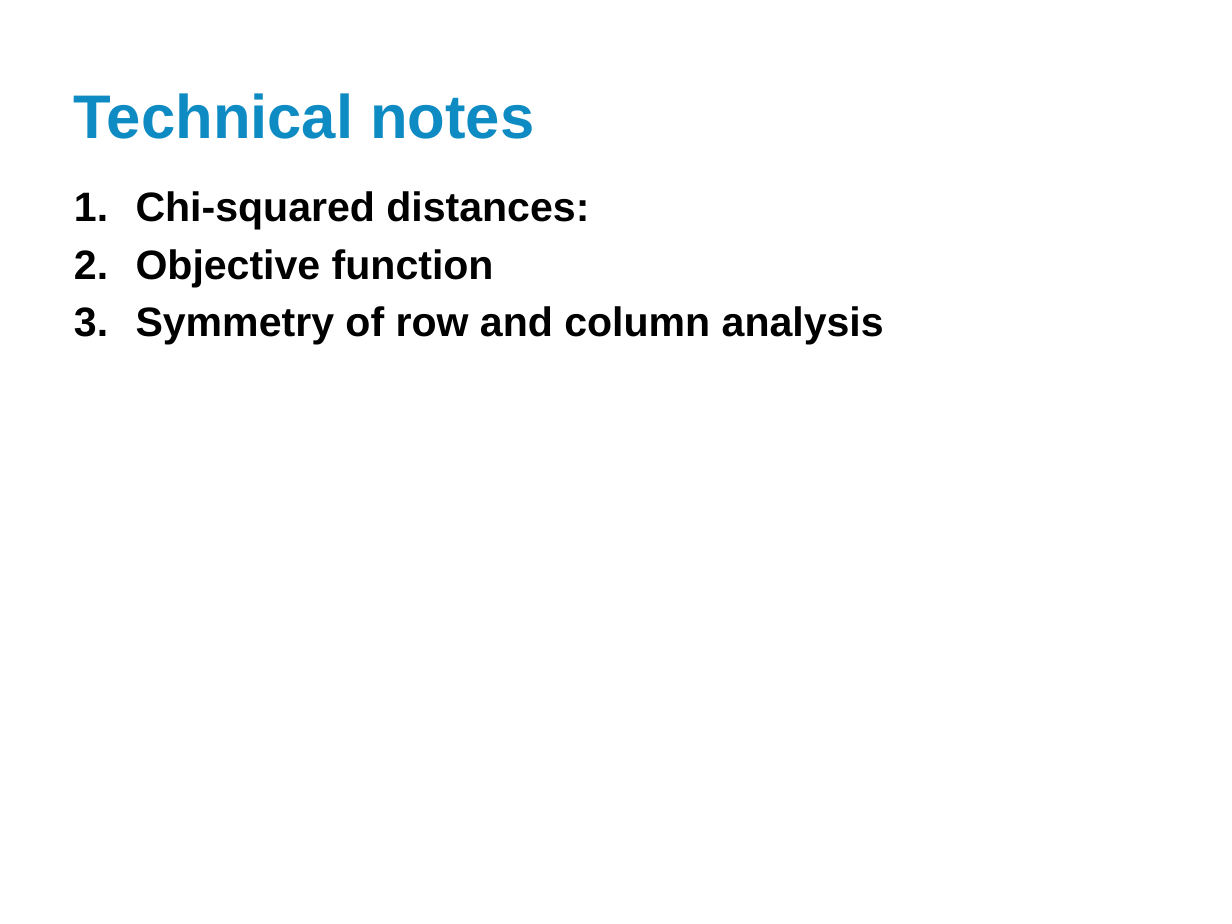
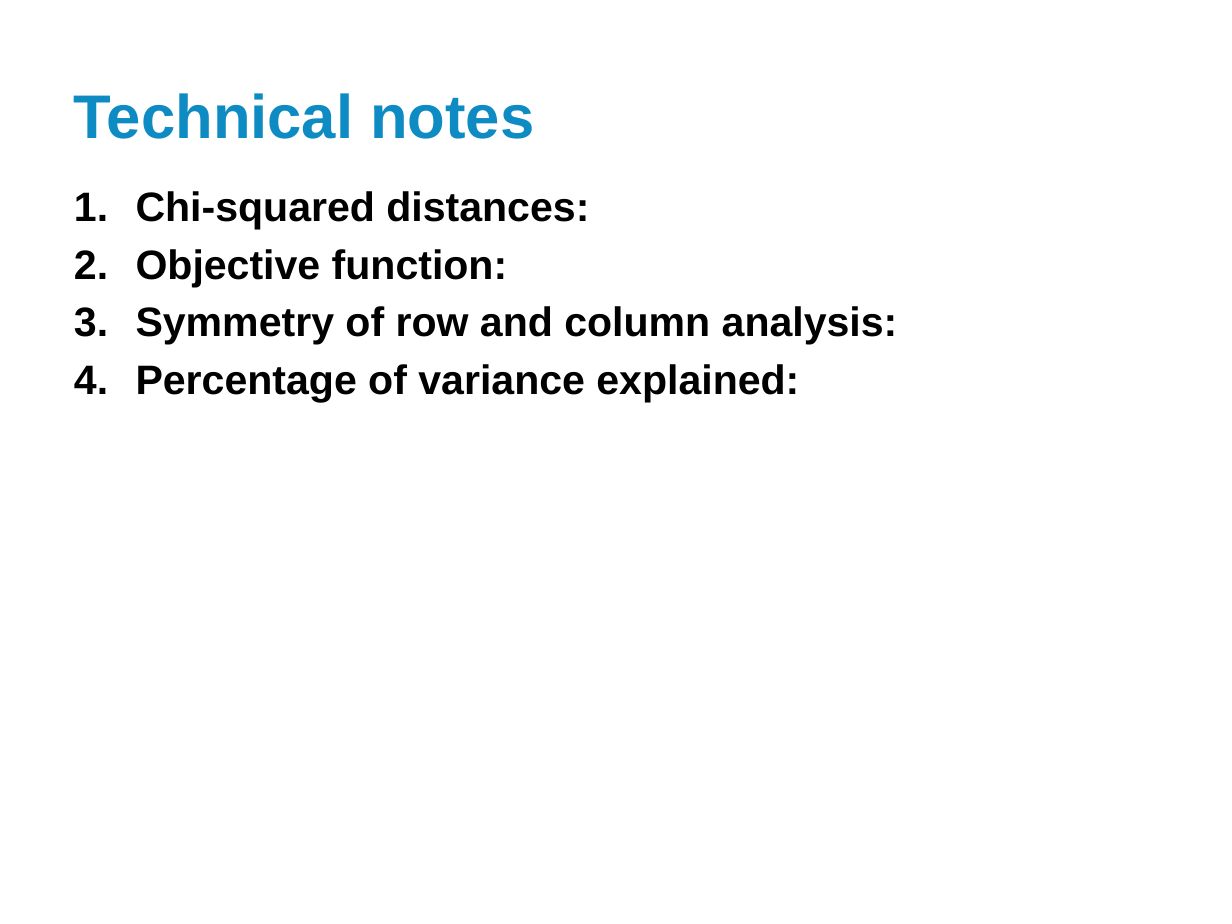
Before and after one commit to nayefahmad/2017.09.21-Exploring-correspondence-analysis, a slide deck: slide 9 of results/2017-09-22_Correspondence-analysis-for-nursing-unit-similarity.pptx. Drawn at 1232x924 pixels with LibreOffice and Linux fonts; fonts in the diff are those of the drawing; background and template pictures are left out. Boxes give left, top, right and bottom in pixels: in the first picture for what was removed or moved away, otherwise in the second. Text is boxed around its words. In the diff, an @@ line names an element or a change of style, - is before the commit and + after.

Commit message:
minor changes

```diff
--- a/results/2017-09-22_Correspondence-analysis-for-nursing-unit-similarity.pptx
+++ b/results/2017-09-22_Correspondence-analysis-for-nursing-unit-similarity.pptx
@@ text at bbox=[136, 249, 898, 402]: text changed @@
-2. Objective function
-3. Symmetry of row and column analysis
+2. Objective function:
+3. Symmetry of row and column analysis:
+4. Percentage of variance explained:
```
Also in this commit, not shown: 2 other slides changed, 10 slides added, 7 slides removed.
